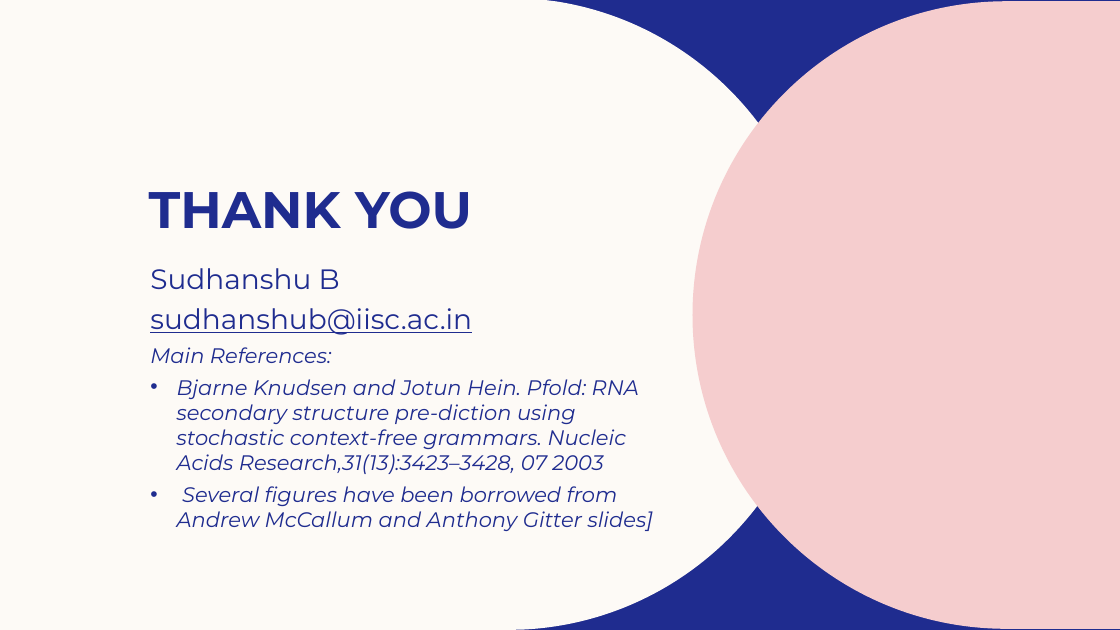
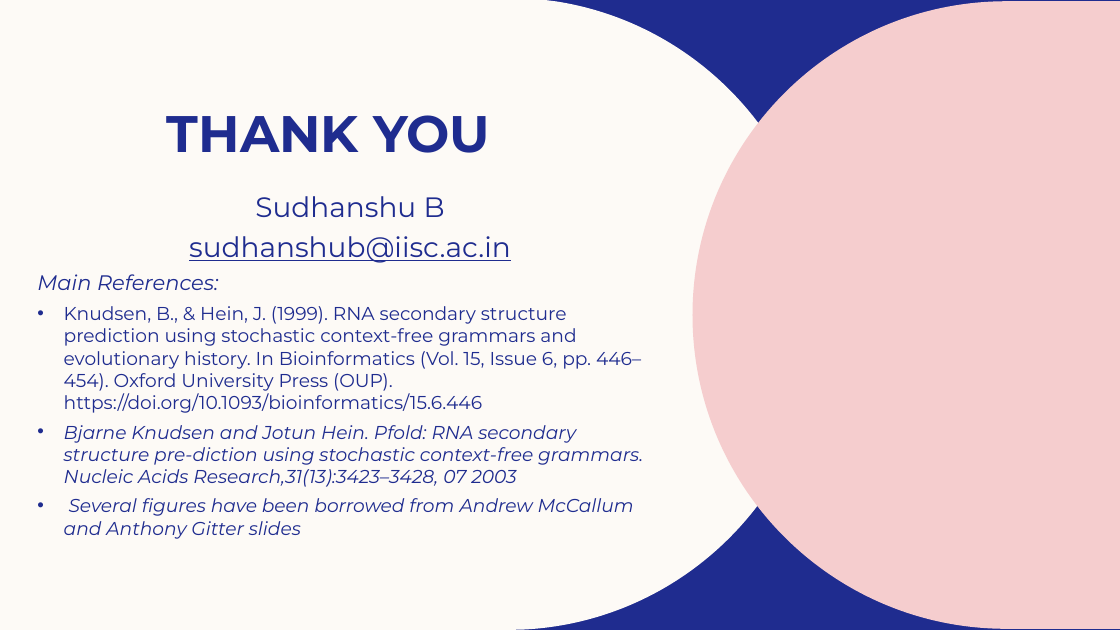
Before and after one commit to Sudhanshu-Sb2002/SCFGs-RNA-structure, a slide deck: slide 24 of RNA Secondary structure prediction using Stochastic context free.pptx (slide 21 before the commit). Drawn at 1120x630 pixels with LibreOffice and Linux fonts; fonts in the diff are those of the drawing; background and template pictures are left out. Boxes give left, top, right and bottom in pixels: in the first picture for what was removed or moved away, otherwise in the second. Text is boxed around its words. In the diff, an @@ line names an element or a change of style, - is before the commit and + after.

Commit message:
Mostly done
Long overdue commit.
Base pair frequencies have been estimated
Algorithm works fast
however tiny errors are still there which make me wanna kms

```diff
--- a/RNA Secondary structure prediction using Stochastic context free.pptx
+++ b/RNA Secondary structure prediction using Stochastic context free.pptx
@@ title "THANK YOU" moved from (x1=149, y1=191, x2=472, y2=229) to (x1=167, y1=115, x2=490, y2=153) @@
@@ subtitle "Sudhanshu B" moved from (x1=150, y1=268, x2=653, y2=531) to (x1=37, y1=196, x2=643, y2=539) @@
@@ subtitle at (x1=64, y1=196, x2=643, y2=487): size 18 to 16 pt in "Bjarne Knudsen and Jotun Hein. Pfold: RNA ..."; alignment left to centre @@
@@ subtitle at (x1=64, y1=306, x2=641, y2=413): paragraph added @@
+• Knudsen, B., & Hein, J. (1999). RNA secondary structure prediction using stochastic context-free grammars and evolutionary history. In Bioinformatics (Vol. 15, Issue 6, pp. 446–454). Oxford University Press (OUP). https://doi.org/10.1093/bioinformatics/15.6.446
@@ subtitle at (x1=64, y1=498, x2=634, y2=539): text changed; size 18 to 16 pt @@
-• Several figures have been borrowed from Andrew McCallum and Anthony Gitter slides]
+• Several figures have been borrowed from Andrew McCallum and Anthony Gitter slides
```
Also in this commit, not shown: 3 other slides changed, 3 slides added, 6 other files.
